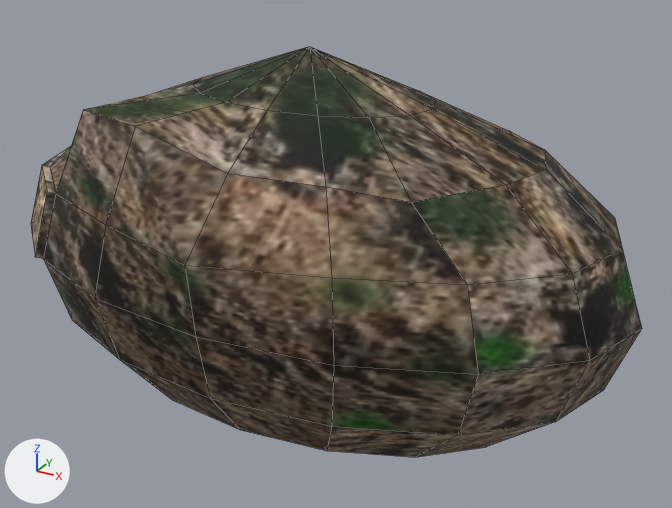
The FBX model Mrowisko/Mrowisko/MrowiskoContent/Models/stone2.fbx, before and after one commit.
Camera for both pictures: a camera (50 mm lens) standing at (1.1, -2.36, 1.25) and looking at (-0.28, 0.14, 0.0). Every picture has the same lights, and +X, +Y and +Z are marked at lower left. Mesh edges are drawn as thin lines. Where no turn or scale is listed for an object, it has been applied to the vertices.
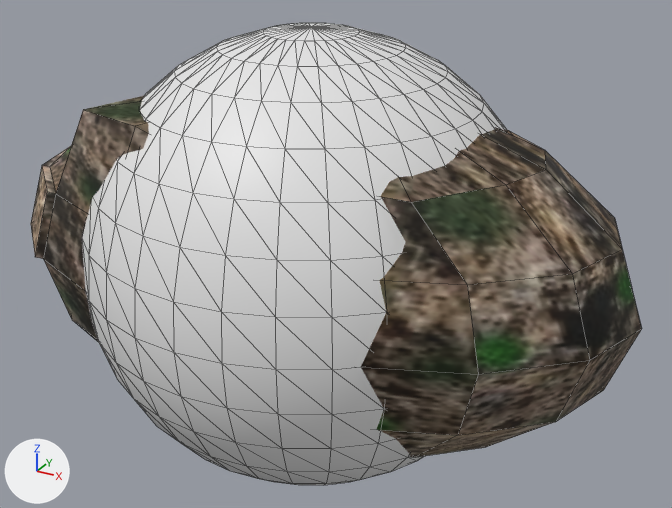
The newer file is also turned or shifted as a whole; pictures and numbers use the older file's frame.

Changed parts and their boxes [x1, y1, x2, y2] in the pictures (672 x 508 px):
'BoundingSphere', added
    after: [82, 23, 507, 485]

The edits, one by one:
Mesh me_mesh_001 is new.
It is a UV sphere (32 segments, 16 rings, poles along z) spanning x -0.749..0.749, y -0.749..0.749, z -0.749..0.749.
Object 'BoundingSphere' (ob_boundingsphere) is new; it shows me_mesh_001.
Its location is (-0.339, 0.096, 0.0).
